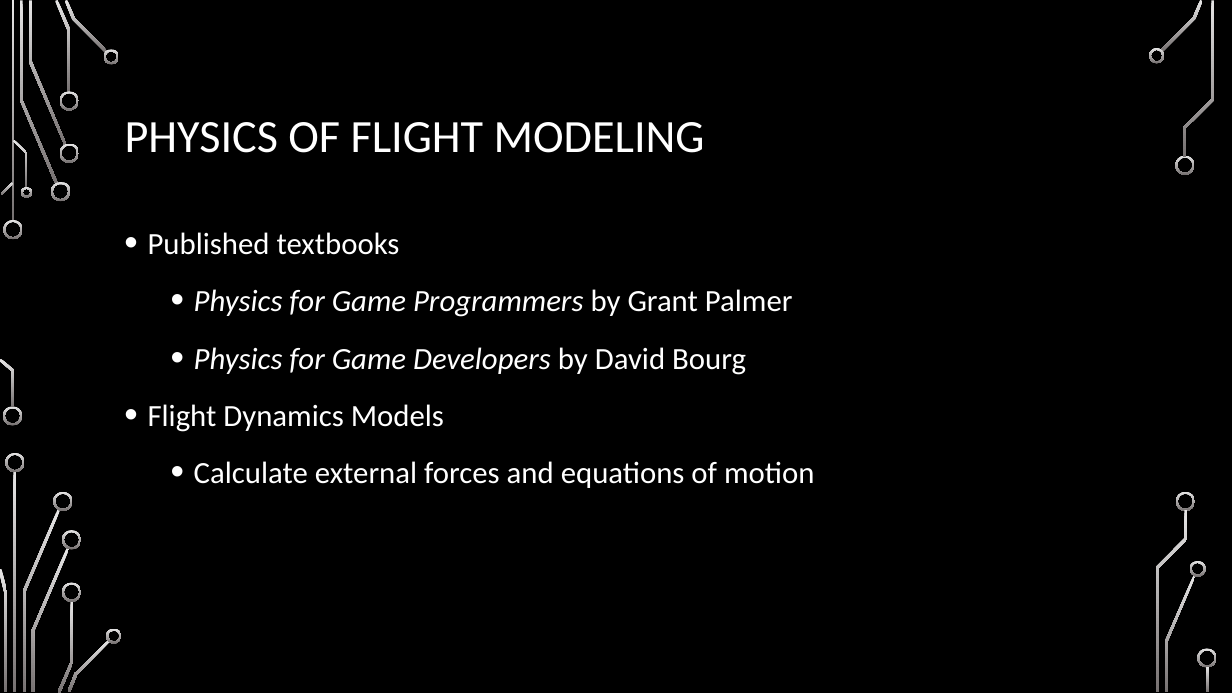
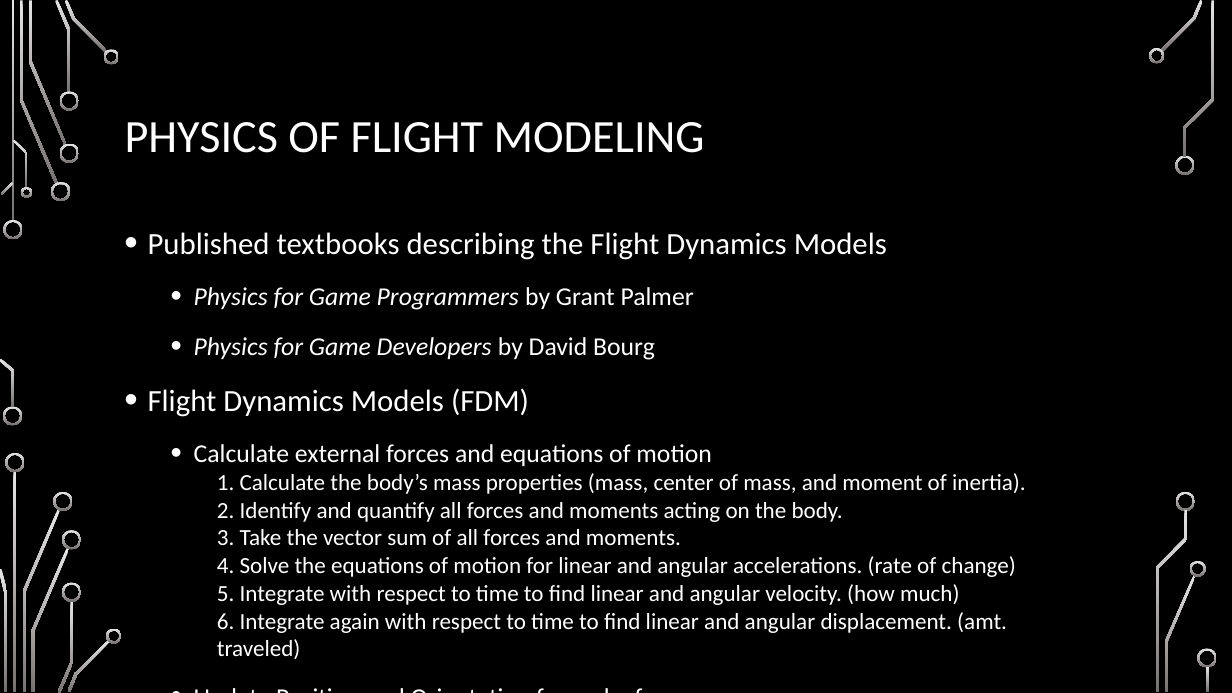
Before and after one commit to chaddw/ECS-Rust-FlightDynamics, a slide deck: slide 6 of Defense.pptx (slide 5 before the commit). Drawn at 1232x693 pixels with LibreOffice and Linux fonts; fonts in the diff are those of the drawing; background and template pictures are left out. Boxes give left, top, right and bottom in pixels: in the first picture for what was removed or moved away, otherwise in the second. Text is boxed around its words. In the diff, an @@ line names an element or a change of style, - is before the commit and + after.

```diff
--- a/Defense.pptx
+++ b/Defense.pptx
@@ text at <box>148,232,887,260</box>: text changed @@
-• Published textbooks
+• Published textbooks describing the Flight Dynamics Models
@@ text at <box>194,287,711,466</box>: size 24 to 20 pt in "Physics for Game Programmers by Grant Palmer", "Physics for Game Developers by David Bourg", "Calculate external forces and equations of motion" @@
@@ text at <box>148,388,529,417</box>: text changed @@
-• Flight Dynamics Models
+• Flight Dynamics Models (FDM)
@@ text at <box>217,473,1026,659</box>: paragraphs added @@
+    1. Calculate the body’s mass properties (mass, center of mass, and moment of inertia).
+    2. Identify and quantify all forces and moments acting on the body.
+    3. Take the vector sum of all forces and moments.
+    4. Solve the equations of motion for linear and angular accelerations. (rate of change)
+    5. Integrate with respect to time to find linear and angular velocity. (how much)
+    6. Integrate again with respect to time to find linear and angular displacement. (amt. traveled)
+  • Update Position and Orientation frame by frame
```
Also in this commit, not shown: 12 other slides changed, 5 slides added, 2 slides removed.
